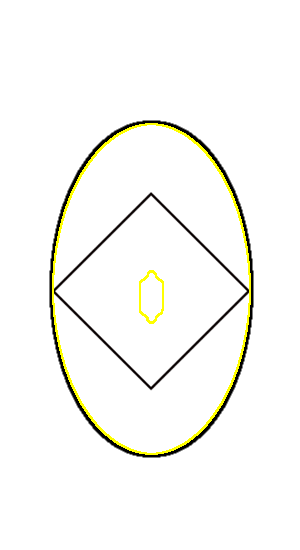
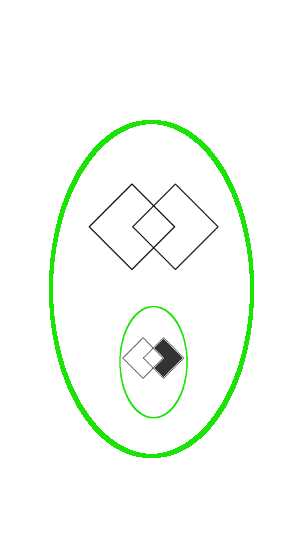
Layered file, before and after one edit (300x550). Changes by layer:
hid "stone" over (x1=139, y1=270, x2=164, y2=324)
hid "goldBorder" over (x1=52, y1=123, x2=251, y2=455)
added layer "resonantBorder" above "border" over (x1=49, y1=120, x2=254, y2=458)
hid "border" over (x1=49, y1=120, x2=254, y2=458)
added layer "componentResonantBorder (1 component)" above "componentResonantSigil (1 component)" over (x1=119, y1=306, x2=188, y2=419)
added layer "componentResonantSigil (1 component)" above "fusedSigil" over (x1=122, y1=336, x2=185, y2=379)
added layer "fusedSigilRecipe" above "goldSigil" over (x1=88, y1=183, x2=219, y2=271)
hid "sigil" over (x1=51, y1=192, x2=251, y2=391)
